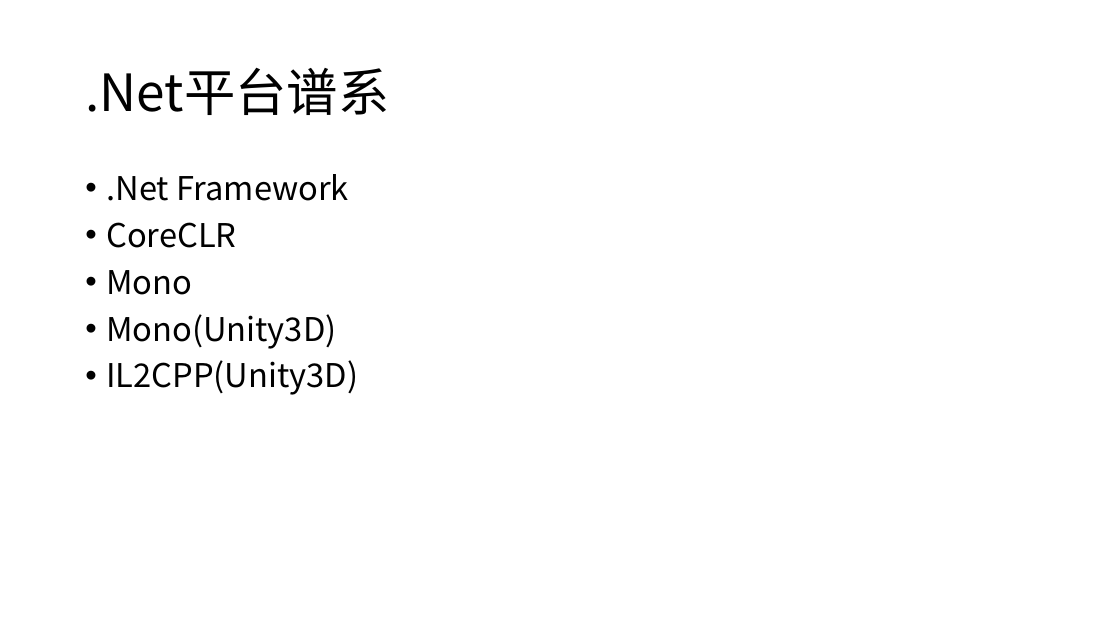
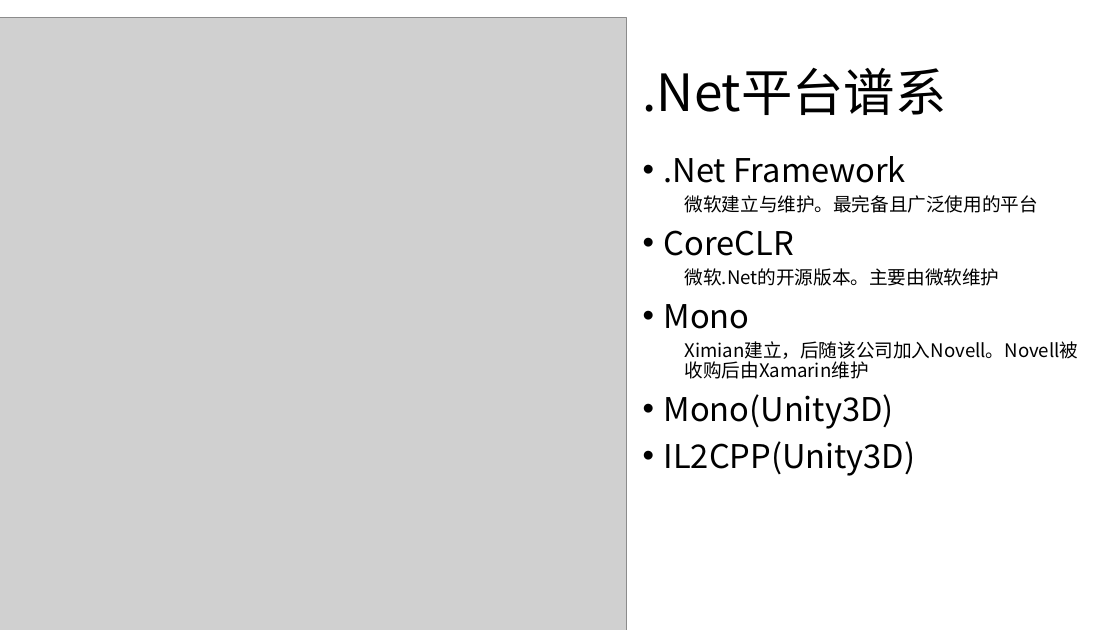
Before and after one commit to snakealpha/DotNetSession, a slide deck: slide 3 of pptx.pptx.pptx. Drawn at 1120x630 pixels with LibreOffice and Linux fonts; fonts in the diff are those of the drawing; grey boxes stand for pictures. Boxes give left, top, right and bottom in pixels: in the first picture for what was removed or moved away, otherwise in the second. Text is boxed around its words. In the diff, an @@ line names an element or a change of style, - is before the commit and + after.

```diff
--- a/pptx.pptx.pptx
+++ b/pptx.pptx.pptx
@@ picture added at (x1=0, y1=18, x2=626, y2=630) @@
@@ title ".Net平台谱系" moved from (x1=85, y1=68, x2=389, y2=115) to (x1=643, y1=68, x2=947, y2=115) @@
@@ text ".Net Framework" moved from (x1=106, y1=174, x2=358, y2=395) to (x1=664, y1=156, x2=1079, y2=476) @@
@@ text at (x1=685, y1=195, x2=1038, y2=213): paragraph added @@
+  微软建立与维护。最完备且广泛使用的平台
@@ text at (x1=685, y1=268, x2=1000, y2=286): paragraph added @@
+  微软.Net的开源版本。主要由微软维护
@@ text at (x1=685, y1=341, x2=1079, y2=362): paragraph added @@
+  Ximian建立，后随该公司加入Novell。Novell被收购后由Xamarin维护
```
Also in this commit, not shown: 1 other slide changed, 1 other file.
